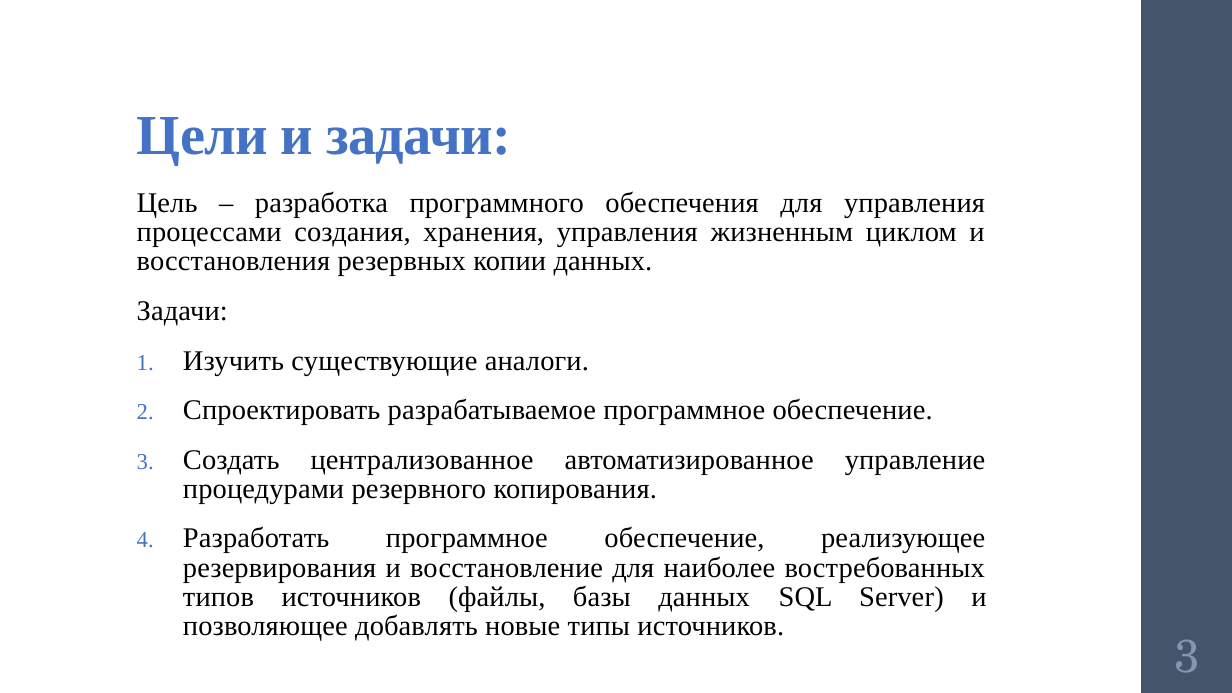
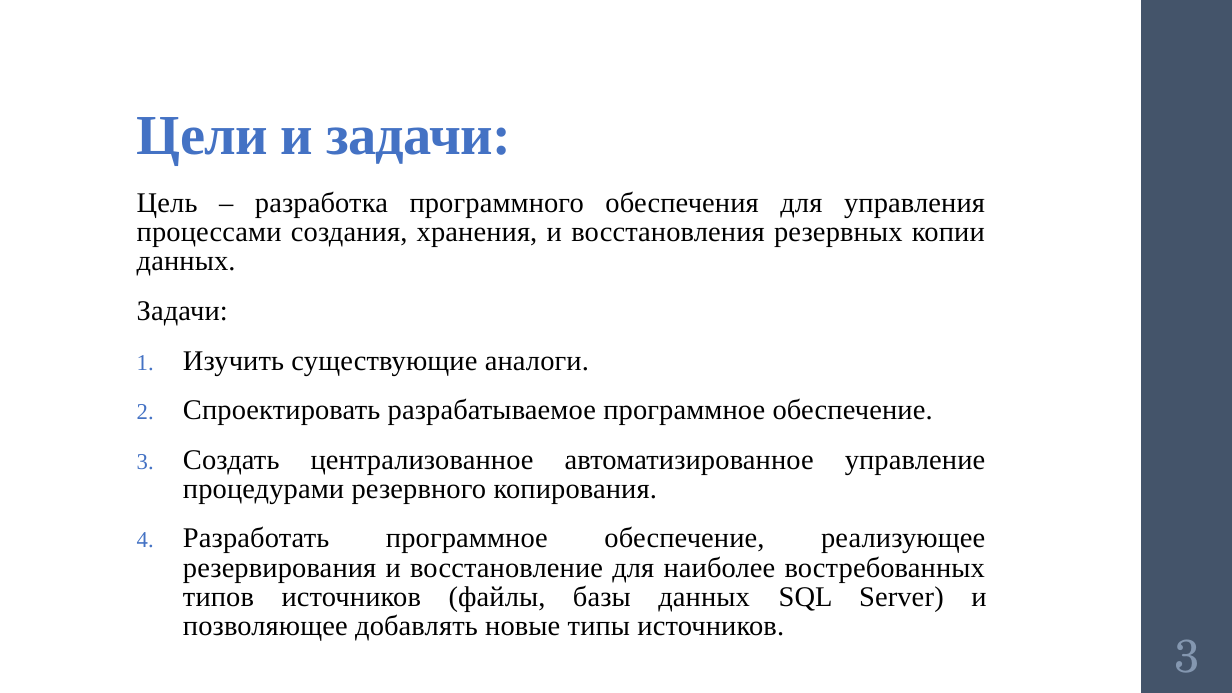
Before and after one commit to polyakovGit/BackupSystem, a slide deck: slide 3 of Razrabotka_PO_PresentationV5.pptx. Drawn at 1232x693 pixels with LibreOffice and Linux fonts; fonts in the diff are those of the drawing. Boxes give left, top, right and bottom in pixels: in the first picture for what was removed or moved away, otherwise in the second. Text is boxed around its words. In the diff, an @@ line names an element or a change of style, - is before the commit and + after.

```diff
--- a/Razrabotka_PO_PresentationV5.pptx
+++ b/Razrabotka_PO_PresentationV5.pptx
@@ text at bbox=[137, 191, 985, 276]: text changed @@
-Цель – разработка программного обеспечения для управления процессами создания, хранения, управления жизненным циклом и восстановления резервных копии данных.
+Цель – разработка программного обеспечения для управления процессами создания, хранения, и восстановления резервных копии данных.
```
Also in this commit, not shown: 3 other slides changed, 1 slide added, 2 other files.
